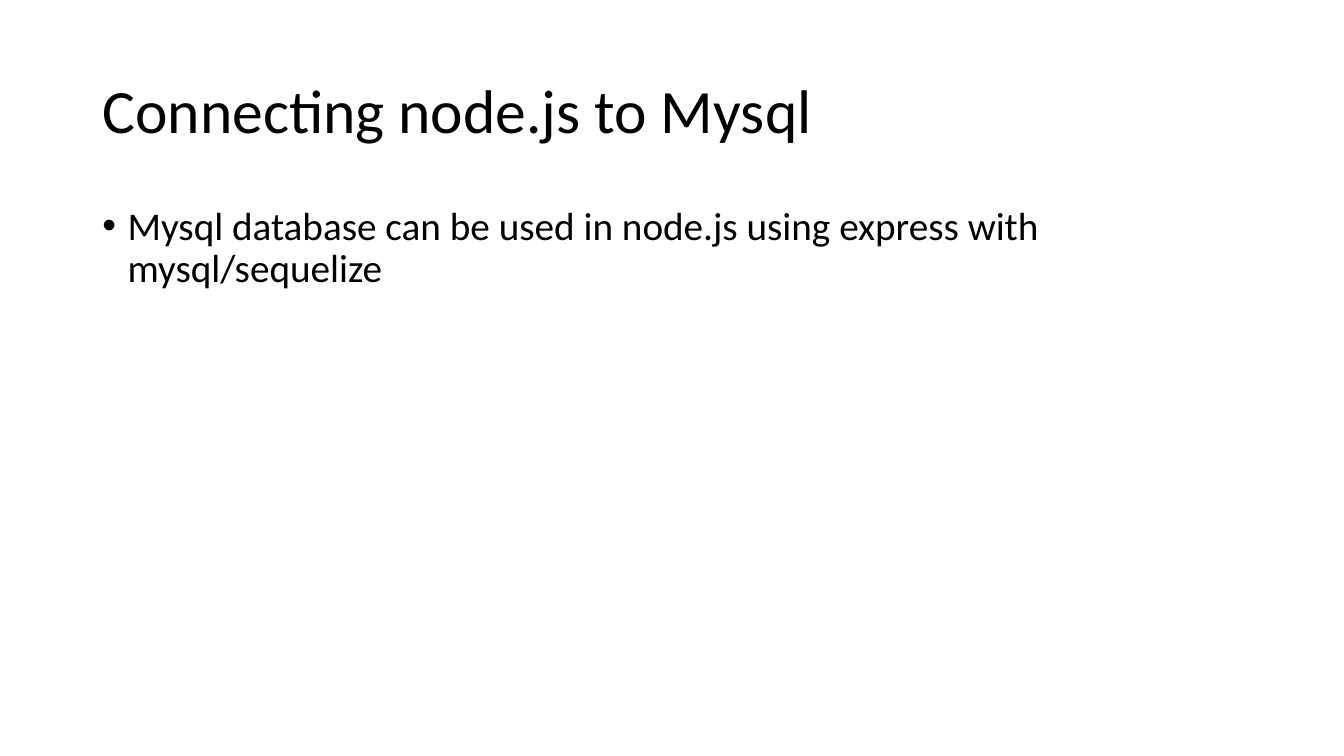
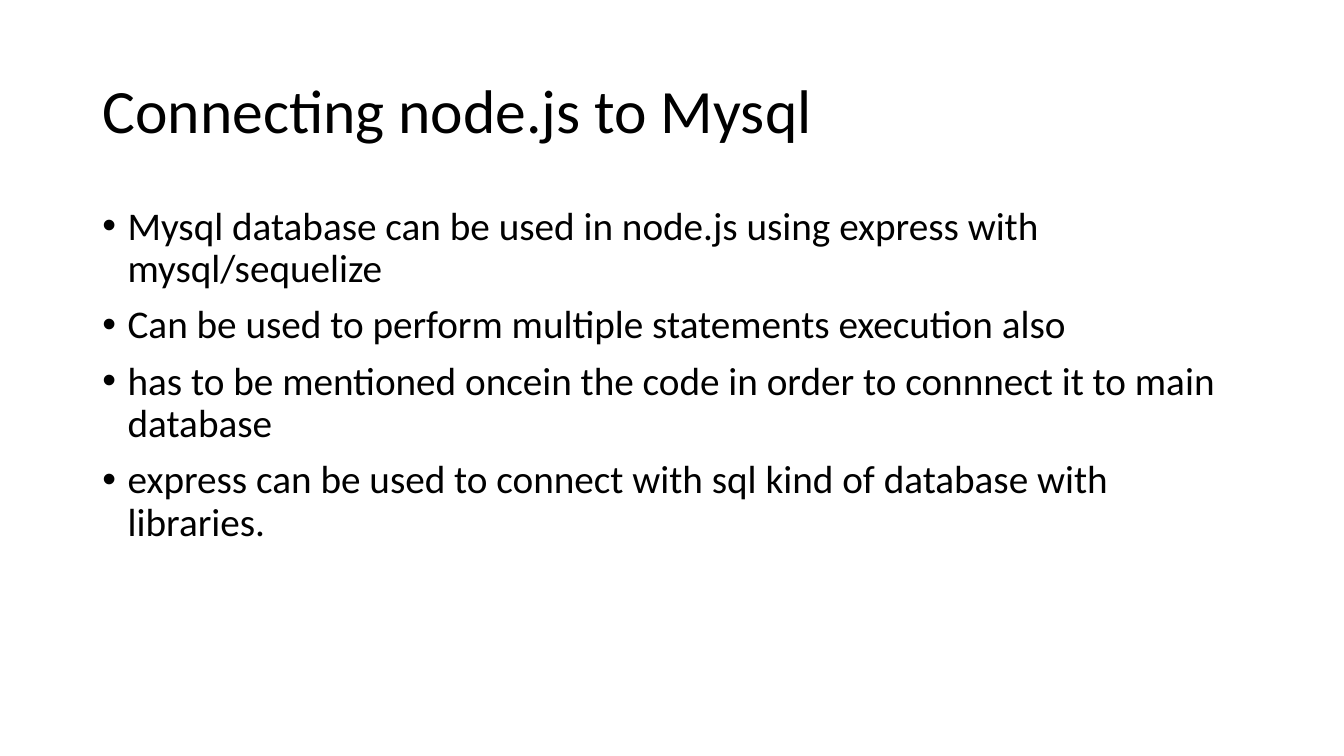
Before and after one commit to atul92cs/Javascripttraining, a slide deck: slide 8 of NodeJs.pptx. Drawn at 1344x756 pixels with LibreOffice and Linux fonts; fonts in the diff are those of the drawing. Boxes give left, top, right and bottom in pixels: in the first picture for what was removed or moved away, otherwise in the second. Text is boxed around its words. In the diff, an @@ line names an element or a change of style, - is before the commit and + after.

```diff
--- a/NodeJs.pptx
+++ b/NodeJs.pptx
@@ text at [128,310,1215,537]: paragraphs added @@
+• Can be used to perform multiple statements execution also
+• has to be mentioned oncein the code in order to connnect it to main database
+• express can be used to connect with sql kind of database with libraries.
```
Also in this commit, not shown: 1 other slide changed, 28 other files.
